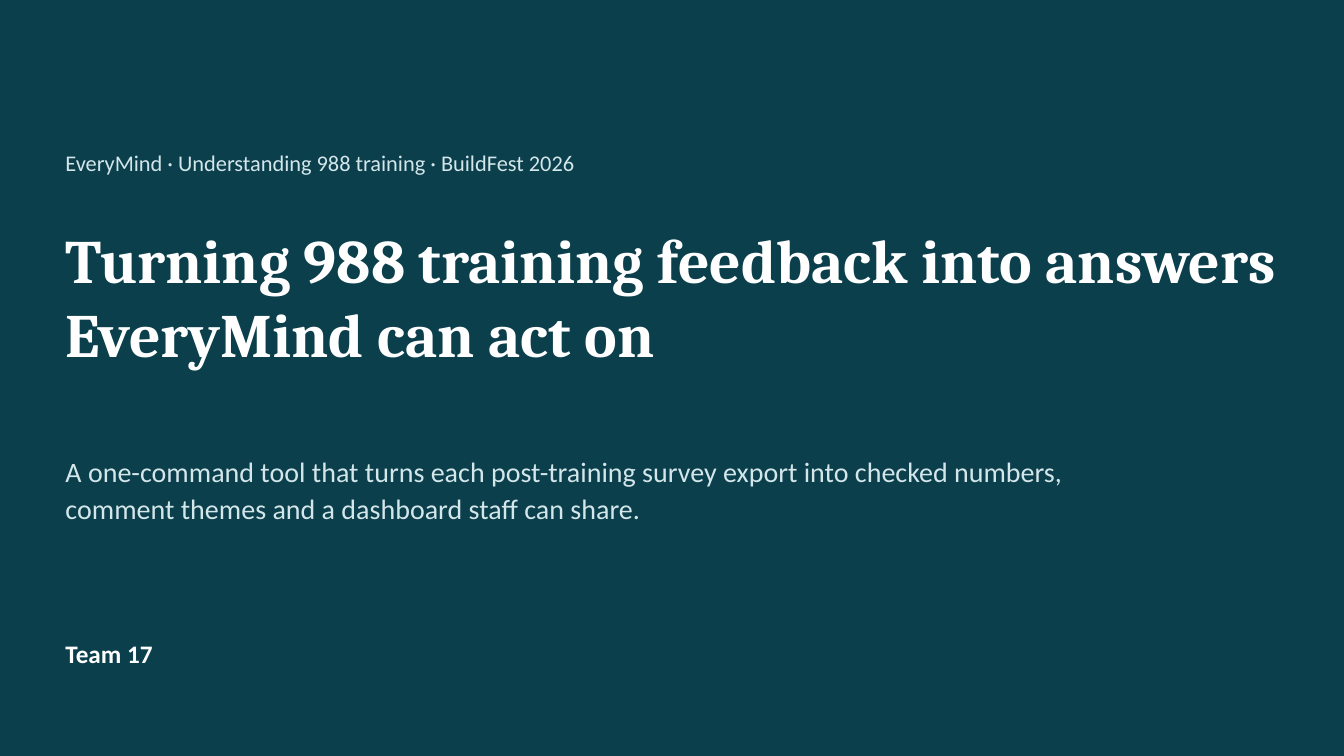
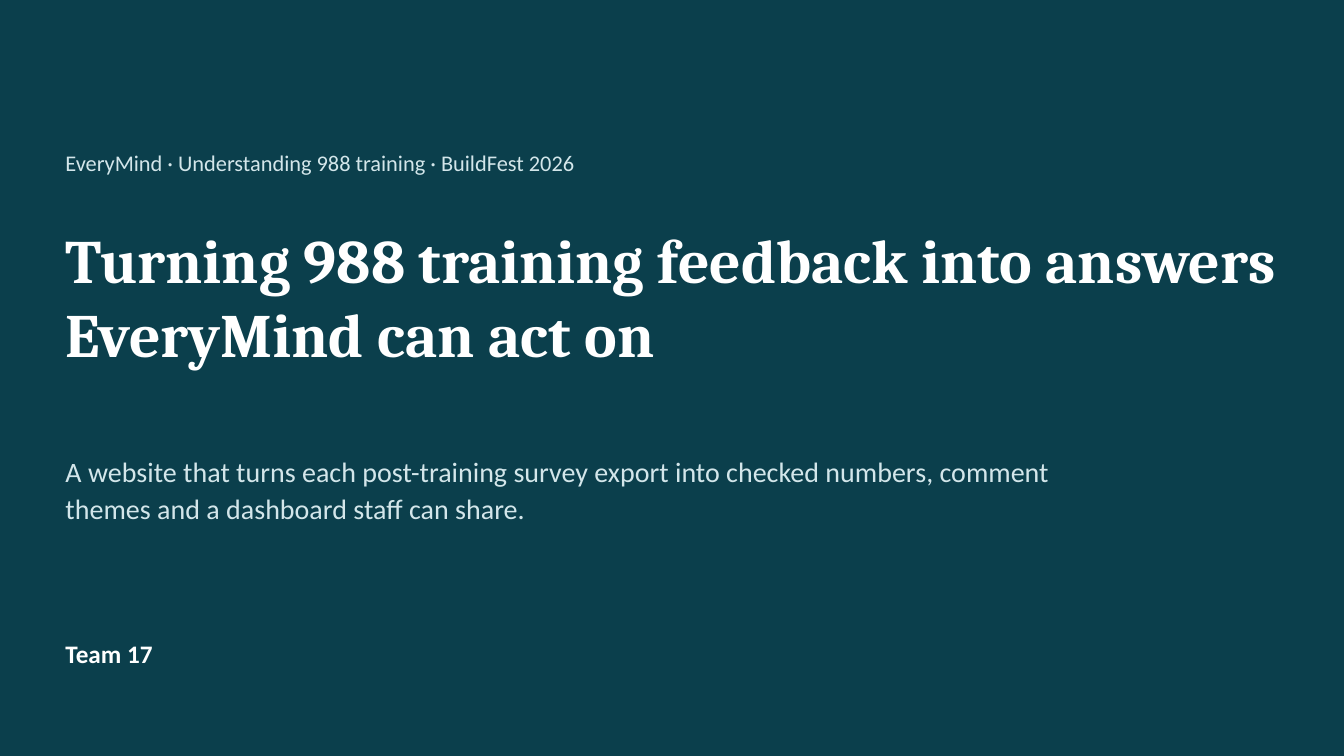
Before and after one commit to ArushNo1/cbc-buildfest, a slide deck: slide 1 of submission/Team17_Presentation.pptx. Drawn at 1344x756 pixels with LibreOffice and Linux fonts; fonts in the diff are those of the drawing. Boxes give left, top, right and bottom in pixels: in the first picture for what was removed or moved away, otherwise in the second. Text is boxed around its words. In the diff, an @@ line names an element or a change of style, - is before the commit and + after.

Commit message:
Deploy website; artifact link; drafts describe the website flow

```diff
--- a/submission/Team17_Presentation.pptx
+++ b/submission/Team17_Presentation.pptx
@@ text at box(65, 462, 1049, 519): text changed @@
-A one-command tool that turns each post-training survey export into checked numbers, comment themes and a dashboard staff can share.
+A website that turns each post-training survey export into checked numbers, comment themes and a dashboard staff can share.
```
Also in this commit, not shown: 3 other slides changed, 10 other files.
